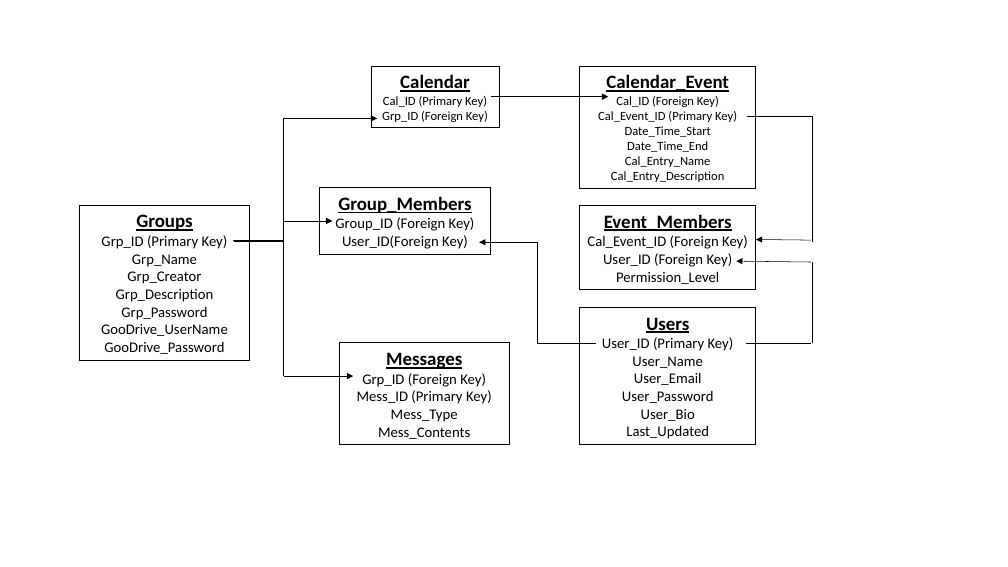
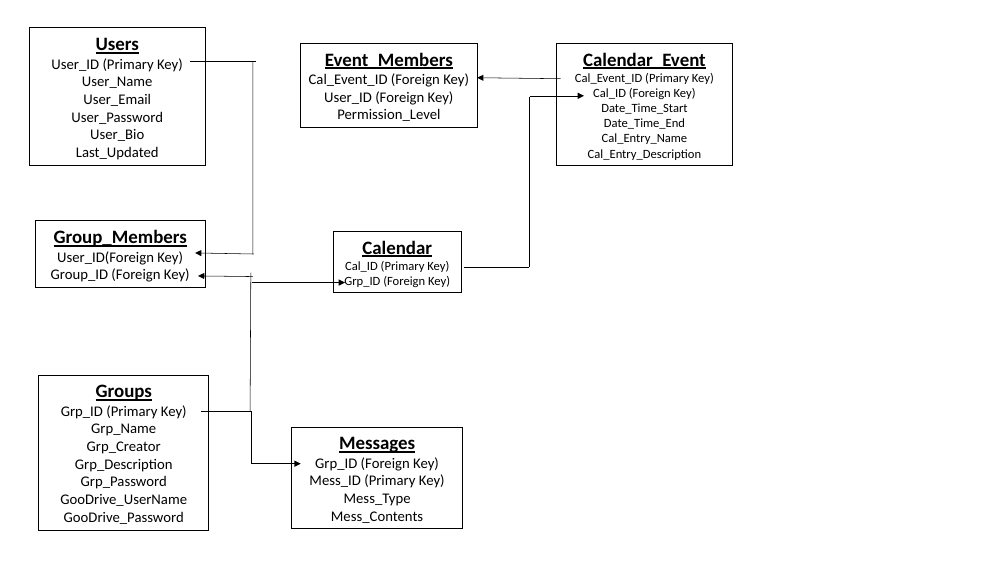
Before and after one commit to Project-Globus/globus_repository, a slide deck: slide 1 of Documents/DatabaseDocuments/Database Flowchart.pptx. Drawn at 1008x567 pixels with LibreOffice and Linux fonts; fonts in the diff are those of the drawing. Boxes give left, top, right and bottom in pixels: in the first picture for what was removed or moved away, otherwise in the second. Text is boxed around its words. In the diff, an @@ line names an element or a change of style, - is before the commit and + after.

```diff
--- a/Documents/DatabaseDocuments/Database Flowchart.pptx
+++ b/Documents/DatabaseDocuments/Database Flowchart.pptx
@@ rectangle "Users": place and size @@
-rectangle "Users" at bbox=[580, 308, 756, 445]
+rectangle "Users" at bbox=[29, 28, 205, 166]
@@ rectangle "Event_Members": place and size @@
-rectangle "Event_Members" at bbox=[580, 206, 756, 290]
+rectangle "Event_Members" at bbox=[301, 43, 477, 127]
@@ rectangle "Calendar_Event": place and size @@
-rectangle "Calendar_Event" at bbox=[580, 67, 756, 189]
+rectangle "Calendar_Event" at bbox=[557, 43, 733, 166]
@@ line moved from (747, 116) - (812, 116) to (191, 61) - (256, 61) @@
@@ line moved from (812, 242) - (812, 116) to (253, 254) - (253, 61) @@
@@ arrow moved from (811, 262) - (737, 261) to (561, 79) - (477, 78) @@
@@ text in rectangle at bbox=[575, 73, 714, 84]: paragraph added @@
+Cal_Event_ID (Primary Key)
@@ elbow arrow removed from (234, 240) to (377, 119) @@
@@ arrow moved from (491, 97) - (609, 97) to (530, 96) - (584, 96) @@
@@ line moved from (812, 343) - (812, 262) to (530, 267) - (530, 97) @@
@@ text in rectangle at bbox=[598, 111, 737, 122]: paragraph removed @@
-Cal_Event_ID (Primary Key)
@@ rectangle "Group_Members": place and size @@
-rectangle "Group_Members" at bbox=[320, 188, 490, 254]
+rectangle "Group_Members" at bbox=[35, 221, 205, 287]
@@ rectangle "Calendar": place and size @@
-rectangle "Calendar" at bbox=[371, 67, 499, 128]
+rectangle "Calendar" at bbox=[333, 231, 461, 293]
@@ text in rectangle at bbox=[342, 235, 468, 249]: paragraph removed @@
-User_ID(Foreign Key)
@@ text in rectangle at bbox=[57, 251, 183, 265]: paragraph added @@
+User_ID(Foreign Key)
@@ arrow moved from (811, 240) - (756, 240) to (254, 254) - (195, 253) @@
@@ line moved from (746, 343) - (811, 343) to (464, 267) - (529, 267) @@
@@ elbow arrow removed from (597, 343) to (479, 242) @@
@@ arrow added from (253, 277) to (198, 276), #000000 0.5 pt @@
@@ line moved from (283, 376) - (283, 240) to (250, 411) - (251, 273) @@
@@ arrow moved from (284, 376) - (353, 376) to (252, 283) - (345, 283) @@
@@ rectangle "Groups": place and size @@
-rectangle "Groups" at bbox=[79, 206, 250, 361]
+rectangle "Groups" at bbox=[39, 375, 209, 530]
@@ elbow arrow moved from (234, 240) - (333, 221) to (201, 411) - (301, 464) @@
@@ line moved from (234, 241) - (283, 241) to (202, 411) - (251, 411) @@
@@ rectangle "Messages": place and size @@
-rectangle "Messages" at bbox=[339, 343, 509, 445]
+rectangle "Messages" at bbox=[292, 427, 462, 529]
```
Also in this commit, not shown: 1 slide added, 1 other file.
